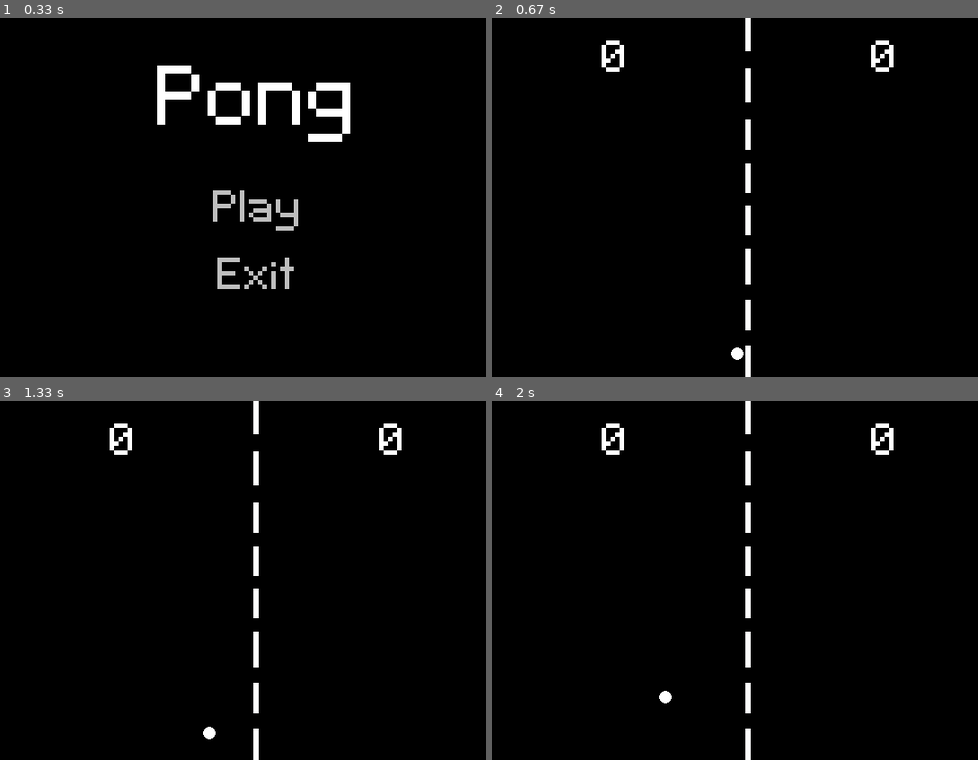
Above: before the commit, frames 1-4 (two rows, left to right).
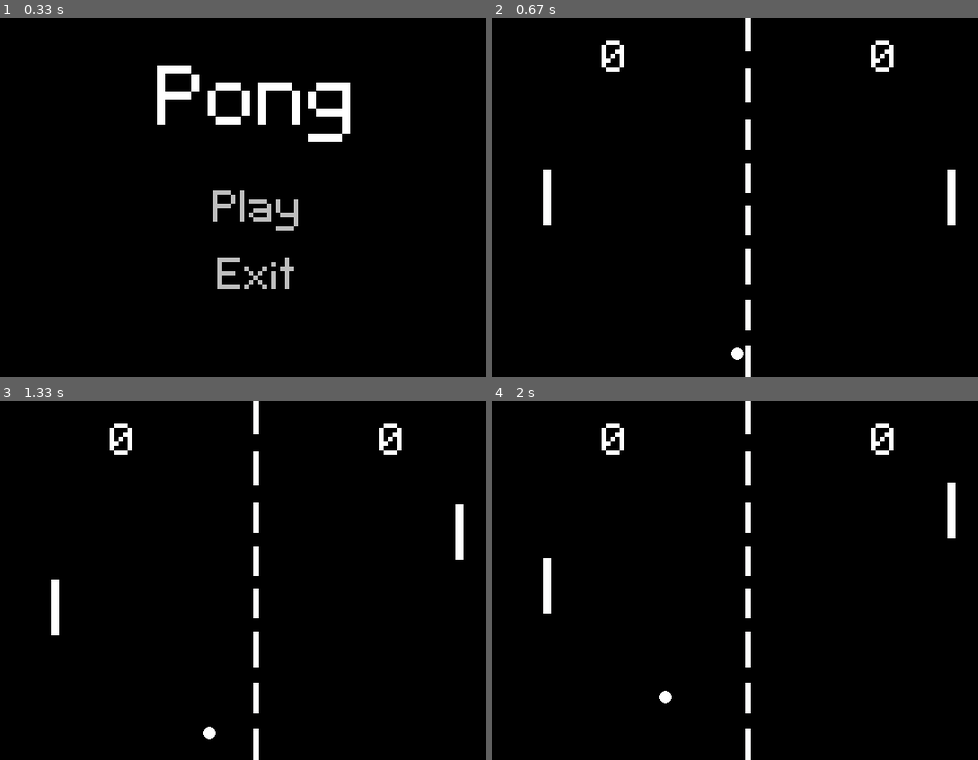
Above: after the commit, the same moments.

Repository: NedzadDonlagic04/pygame-pong
Game: pygame game, started from main.py
Same seed, same stepped clock (60 frames per second), same inputs: the game is played once before the commit and once after it.
Inputs (mouse positions are in pixels of both pictures, inside the frame that each line leads up to):
- Up to frame 1 (0.33 s): no input
- Up to frame 2 (0.67 s): click (749, 211) at 0.38 s
- Up to frame 3 (1.33 s): hold Up 0.67-1.13 s; move the mouse to (238, 594) at 0.7 s; hold Down from 1.17 s (still down); hold S from 1.17 s (still down)
- Up to frame 4 (2 s): release Down at 1.47 s; release S at 1.47 s; hold Up 1.5-1.87 s; hold W 1.5-1.87 s; hold Down from 1.9 s (still down); hold S from 1.9 s (still down)

Frame 1 is identical in both runs. In frame 2, 0.5% of the frame differs, in the area x 10-96%, y 42-58%; in frame 3, 0.5%; in frame 4, 0.5%.

Commit message:
Implemented player class
Without collision and sound.

Diff:
--- a/main.py
+++ b/main.py
@@ -42,6 +42,8 @@
         self.border = pygame.sprite.GroupSingle( Border(width, height) )
         self.scores = Scores(width, 80)
 
+        self.players = None
+
         self.onScreenText = pygame.sprite.Group(self.pongText, self.startText, self.exitText)
         self.state = self.MAIN_MENU
 
@@ -59,6 +61,7 @@
                     self.state = self.GAME_ONGOING
                     self.ball.setSpot()
                     self.scores.scoreReset()
+                    self.players = pygame.sprite.Group( Player(self.WIDTH, self.HEIGHT, 1), Player(self.WIDTH, self.HEIGHT, 2))
                 elif event.type == pygame.KEYDOWN:
                     if self.state == self.GAME_ONGOING and event.key == pygame.K_ESCAPE:
                         self.state = self.PAUSE
@@ -85,6 +88,8 @@
                 else:
                     self.ball.update(self.scores)
                     self.ball.draw(self.screen)
+                    self.players.update()
+                    self.players.draw(self.screen)
             else:
                 self.onScreenText.update()
                 self.onScreenText.draw(self.screen)
